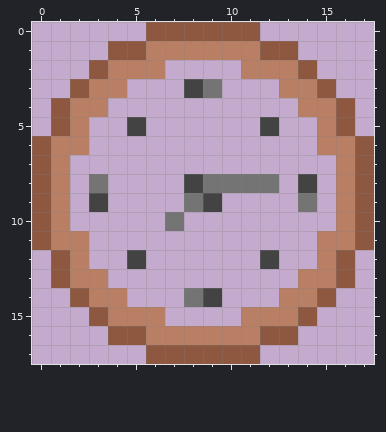
A pixel-art file gets an edit: Assets/Sprites/Items/.Clock.aseprite. This is how it looked before the edit.
18x18 pixels, 1 frame.
After the commit:
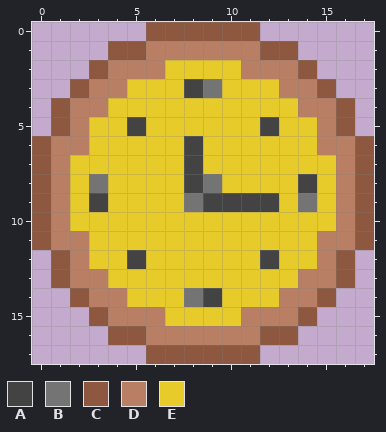
Palette (. is transparent): A #434343  B #747474  C #8d583f  D #b87f64  E #e7cb2b
Diff:
Colour A is added in rows 6 to 7 at x 8; in row 9 at x 10 to 12.
Colour E is added in row 2 at x 7 to 10; in row 3 at x 5 to 7 and 10 to 12; in row 4 at x 4 to 13; in row 5 at x 3 to 4, 6 to 11 and 13 to 14; in row 6 at x 3 to 7 and 9 to 14; in row 7 at x 2 to 7 and 9 to 15.
Colour E is added in rows 8 to 9 at x 2, 4 to 7, 13 and 15; in row 10 at x 2 to 6 and 8 to 15; in row 11 at x 3 to 14; in row 12 at x 3 to 4, 6 to 11 and 13 to 14; in row 13 at x 4 to 13; in row 14 at x 5 to 7 and 10 to 12.
Colour E is added in row 15 at x 7 to 10.
Colour E replaces colour B in row 8 at x 10 to 12; in row 10 at x 7.
Changed places in both pictures, as pixel boxes (x1, y1, x2, y2):
changed: (70, 60, 336, 326)
